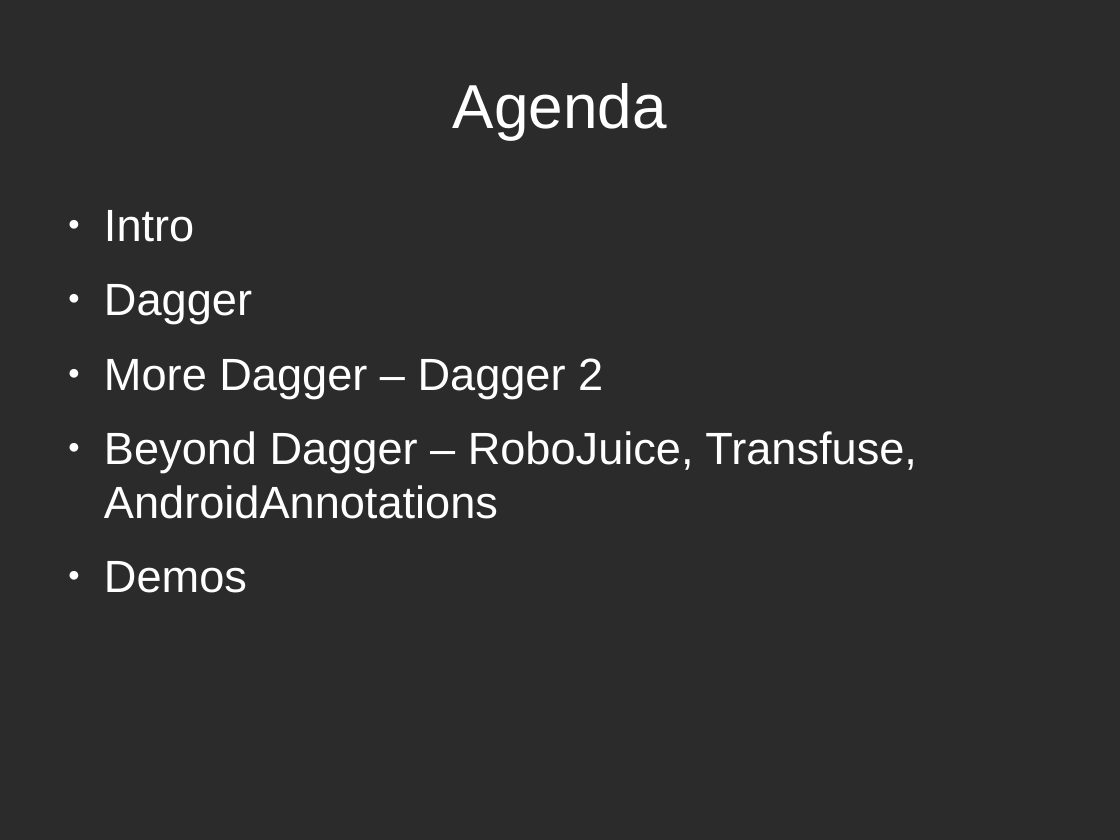
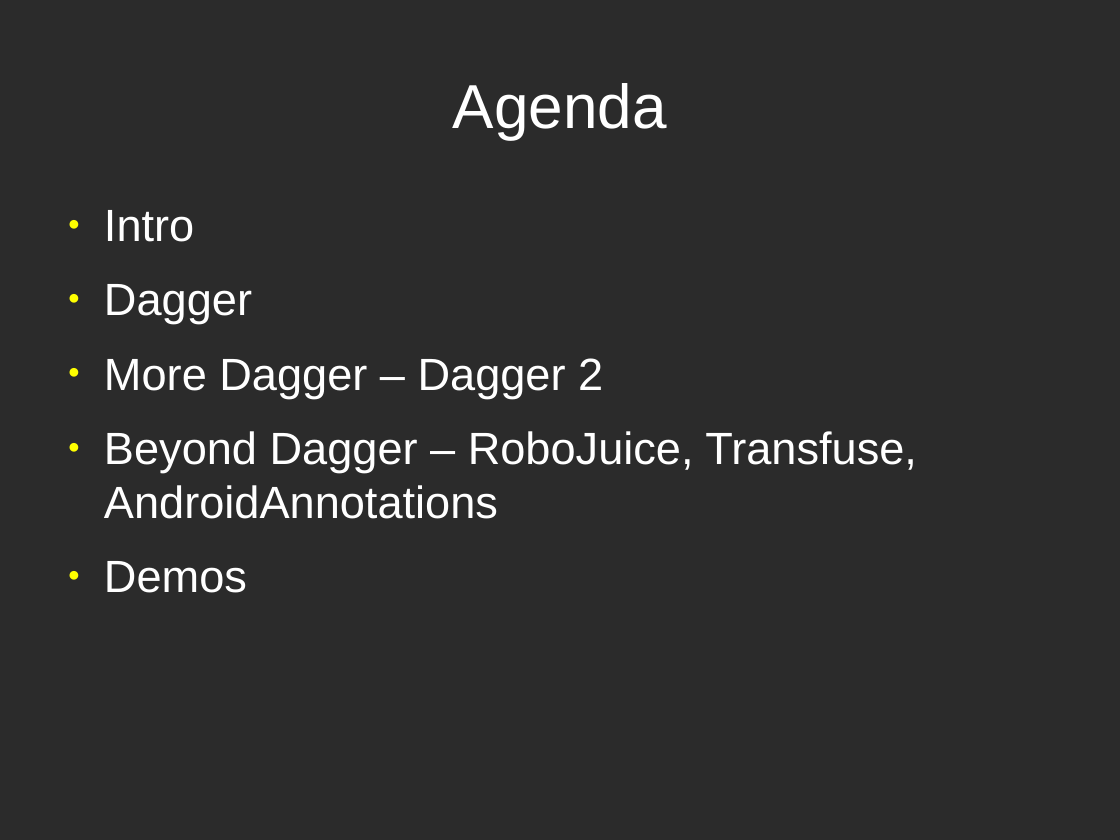
Before and after one commit to INRIX-Iurii-Okhmat/BrownBags, a slide deck: slide 2 of Presentation/Slides.odp. Drawn at 1120x840 pixels with LibreOffice and Linux fonts; fonts in the diff are those of the drawing; background and template pictures are left out; a plain dark background stands for a picture behind light text. Boxes give left, top, right and bottom in pixels: in the first picture for what was removed or moved away, otherwise in the second. Text is boxed around its words. In the diff, an @@ line names an element or a change of style, - is before the commit and + after.

Commit message:
Dagger 1 sample app.

```diff
--- a/Presentation/Slides.odp
+++ b/Presentation/Slides.odp
@@ text "Intro" at (104,210,917,593): bullet colour #FFFFFF to #FFFF00 @@
```
Also in this commit, not shown: 1 other slide changed, 1 slide added, 2 slides removed, 16 other files.
